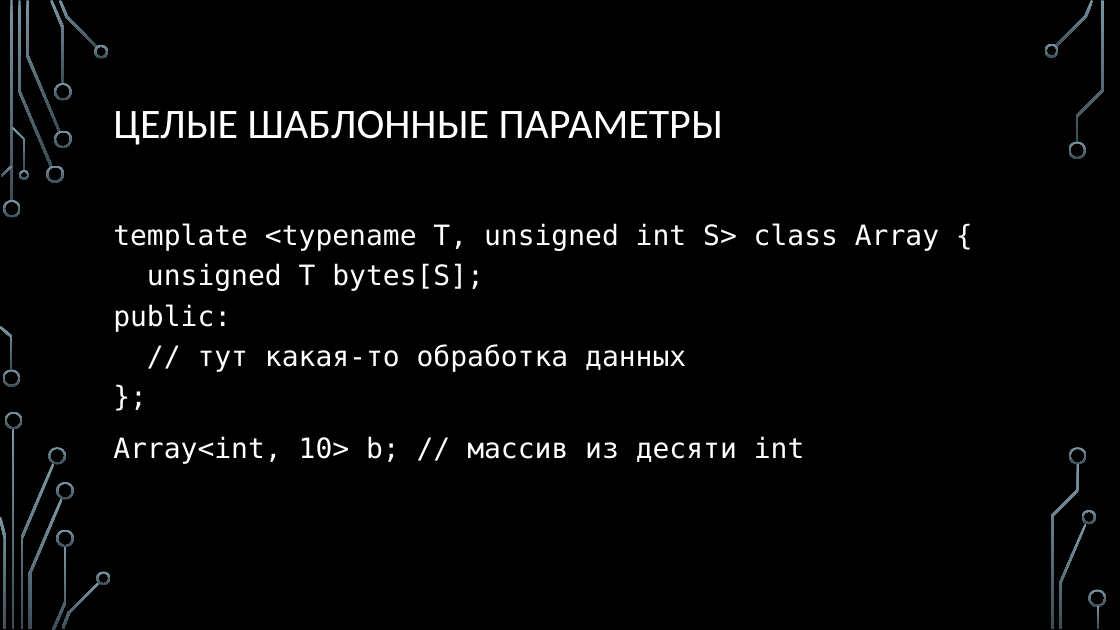
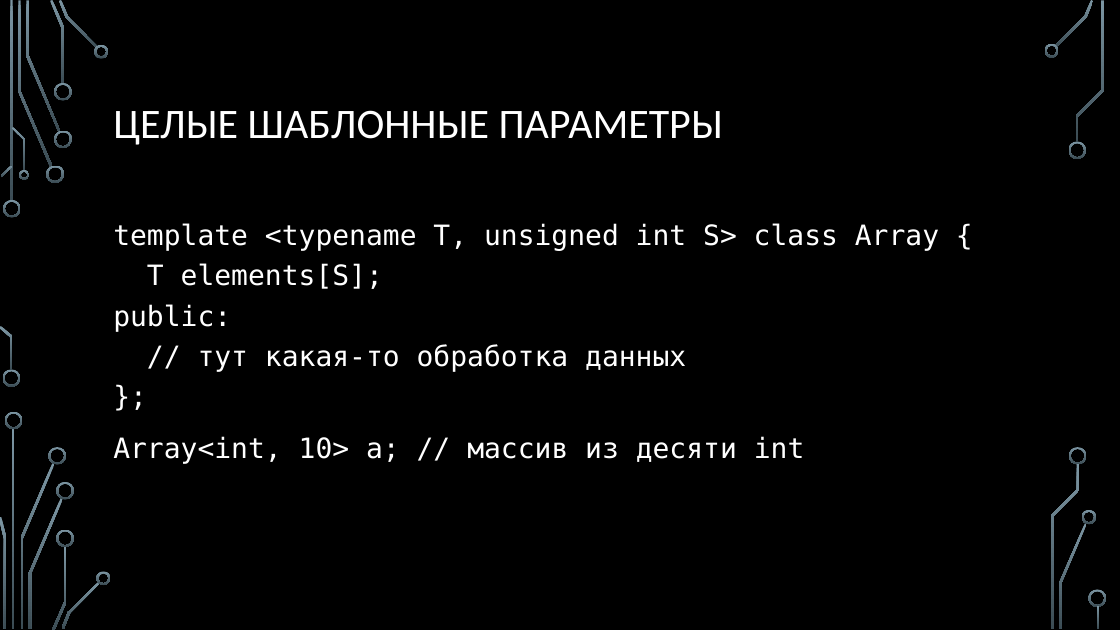
Before and after one commit to MIPT-ILab/cpp-lects-rus, a slide deck: slide 5 of slides/lec2-8-sfinae.pptx. Drawn at 1120x630 pixels with LibreOffice and Linux fonts; fonts in the diff are those of the drawing; background and template pictures are left out. Boxes give left, top, right and bottom in pixels: in the first picture for what was removed or moved away, otherwise in the second. Text is boxed around its words. In the diff, an @@ line names an element or a change of style, - is before the commit and + after.

```diff
--- a/slides/lec2-8-sfinae.pptx
+++ b/slides/lec2-8-sfinae.pptx
@@ text at (113, 223, 939, 464): text changed @@
-template <typename T, unsigned int S> class Array {
-unsigned T bytes[S];
-public:
-// тут какая-то обработка данных
-};
-Array<int, 10> b; // массив из десяти int
+template <typename T, unsigned int S> class Array {
+T elements[S];
+public:
+// тут какая-то обработка данных
+};
+Array<int, 10> a; // массив из десяти int
```
Also in this commit, not shown: 10 other slides changed, 31 slides added, 2 slides removed, 14 other files.
